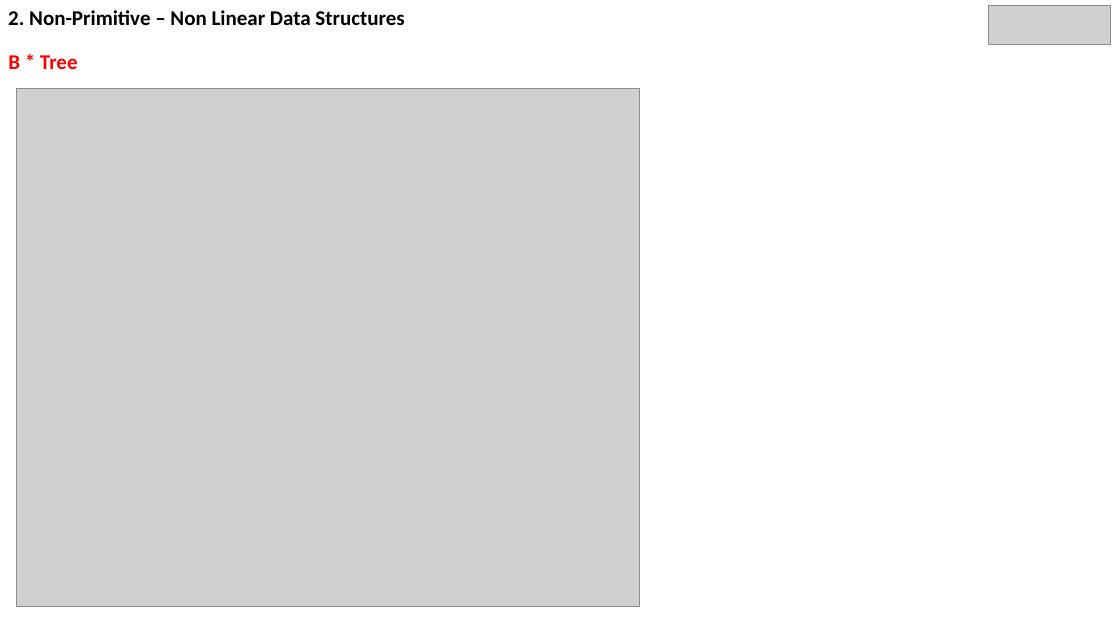
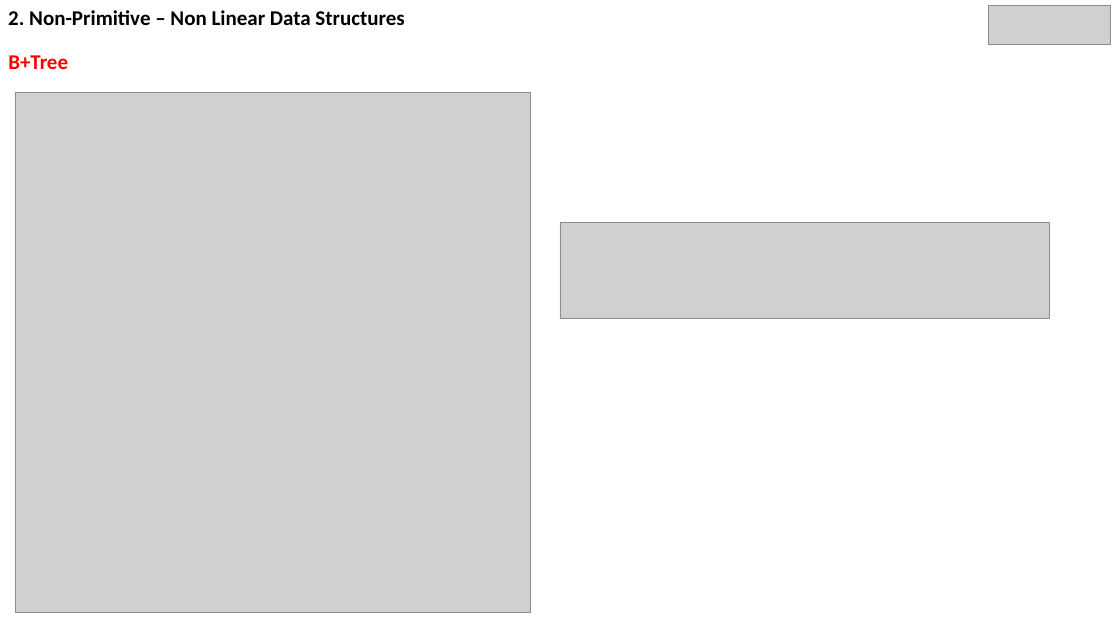
Before and after one commit to SMattaparthi-rgare/Non-Linear-Data-Structures-PPT, a slide deck: slide 22 of DataStructures3.pptx (slide 45 before the commit). Drawn at 1120x630 pixels with LibreOffice and Linux fonts; fonts in the diff are those of the drawing; grey boxes stand for pictures. Boxes give left, top, right and bottom in pixels: in the first picture for what was removed or moved away, otherwise in the second. Text is boxed around its words. In the diff, an @@ line names an element or a change of style, - is before the commit and + after.

```diff
--- a/DataStructures3.pptx
+++ b/DataStructures3.pptx
@@ text at (8, 55, 68, 69): text changed @@
-B * Tree
+B+Tree
@@ picture: place and size @@
-picture at (16, 88, 639, 607)
+picture at (15, 92, 531, 613)
@@ picture added at (560, 223, 1049, 318) @@
```
Also in this commit, not shown: 37 other slides changed, 7 slides added, 25 slides removed.
